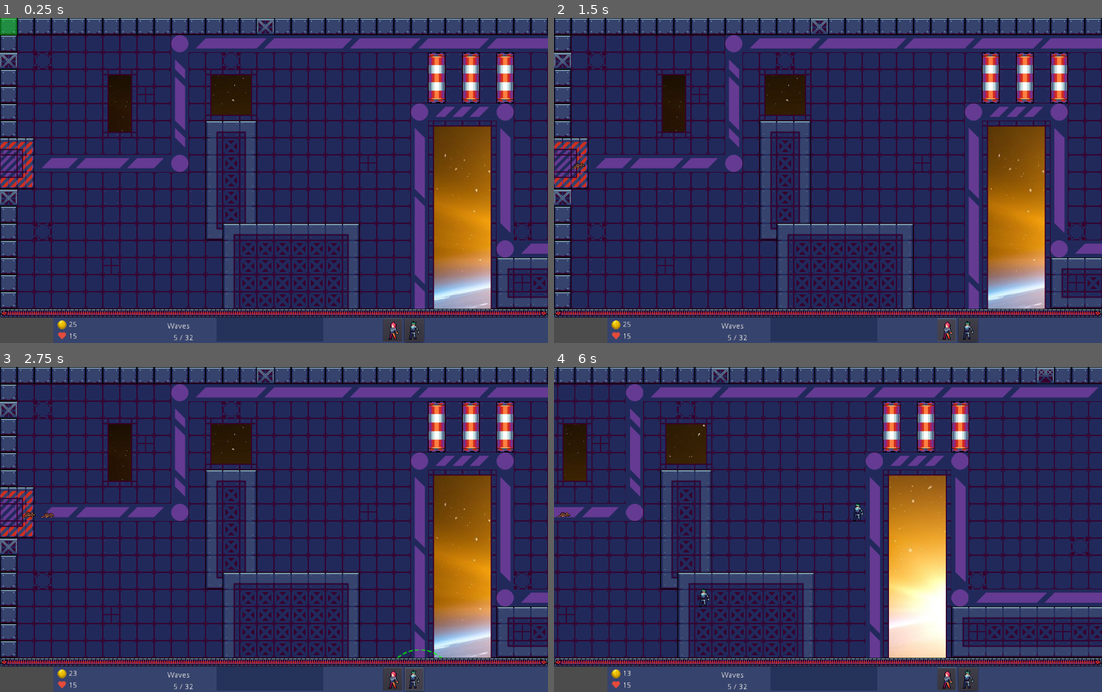
Above: before the commit, frames 1-4 (two rows, left to right).
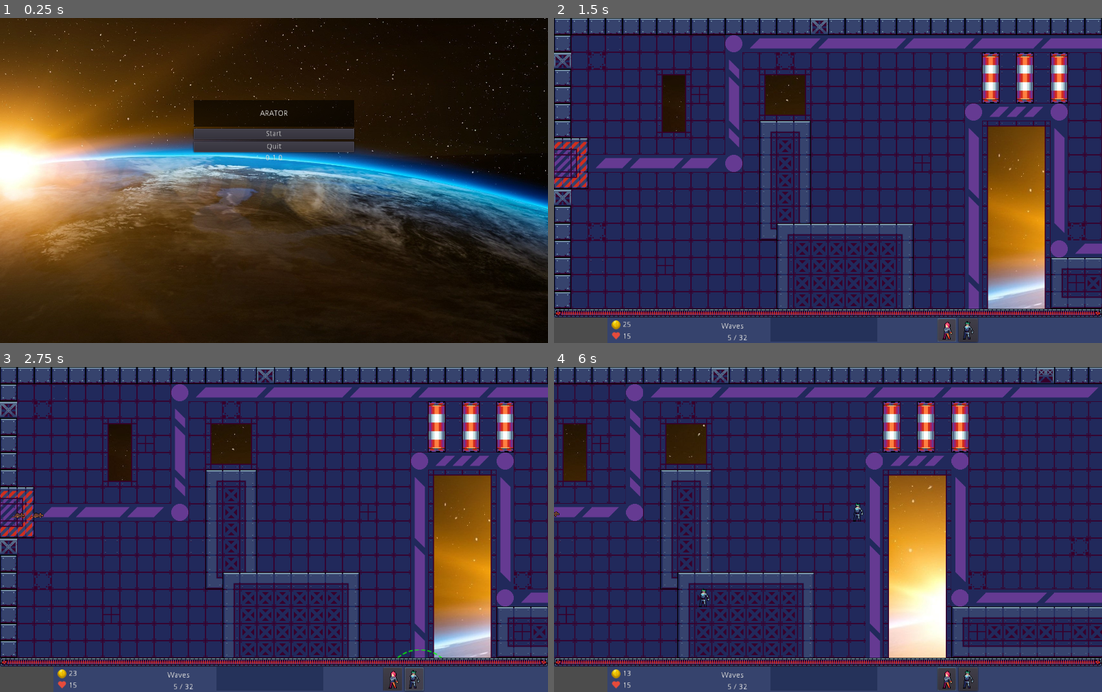
Above: after the commit, the same moments.

Repository: Dev-Crea/arator
Game: Godot game, scene res://scenes/menus/Home.tscn
The game is run twice, just before and just after one commit, with the same random seed, the same clock (stepped at 60 frames per second) and the same inputs. Before the commit the project starts from res://scenes/Main.tscn.
Inputs (mouse positions are in pixels of both pictures, inside the frame that each line leads up to):
- Up to frame 1 (0.25 s): no input
- Up to frame 2 (1.5 s): click (828, 135) at 0.5 s, where only the run after the commit has a clickable "Start"; click (948, 330) at 1.25 s
- Up to frame 3 (2.75 s): click (416, 679) at 2 s
- Up to frame 4 (6 s): tap Enter at 2.75, 5 s; move the mouse to (948, 513) at 2.77 s; hold Right (ui_right) 2.78-3.53 s; hold Ctrl 2.78-3.53 s; click (948, 513) at 2.92 s; tap Space at 3.5, 5.75 s; move the mouse to (718, 545) at 3.52 s; hold Down (ui_down) 3.53-4.28 s; tap Q at 3.6 s; move the mouse to (882, 458) at 4.27 s; hold Right (ui_right) 4.28-5.03 s; hold Z 4.28-5.03 s; move the mouse to (800, 594) at 5.02 s; hold Up (ui_up) 5.03-5.78 s; tap Ctrl at 5.1 s; click (800, 594) at 5.17 s; move the mouse to (992, 578) at 5.77 s; hold Left (ui_left) from 5.78 s (still down); hold Q from 5.78 s (still down)

The runs differ from the first frame. In frame 1, 98% of the frame differs, in the area x 0-100%, y 0-100%; in frame 2, less than 0.1%; in frame 3, 0.1%; in frame 4, less than 0.1%.

Commit message:
Chnge default scene

Diff:
--- a/project.godot
+++ b/project.godot
@@ -10,8 +10,9 @@
 
 [application]
 
-config/name="Doglovermail"
-run/main_scene="res://scenes/Main.tscn"
+config/name="Arator"
+config/description="Tower Defense multi player."
+run/main_scene="res://scenes/menus/Home.tscn"
 config/icon="res://icon.png"
 
 [autoload]
--- a/scenes/menus/Home.gd
+++ b/scenes/menus/Home.gd
@@ -4,7 +4,8 @@
 	$CenterContainer/HBoxContainer/menu/version.text = Constants.VERSION
 
 func _on_start_pressed():
-	pass # Replace with function body.
+	# warning-ignore:return_value_discarded
+	get_tree().change_scene("res://scenes/Main.tscn")
 
 func _on_quit_pressed():
 	get_tree().quit()
